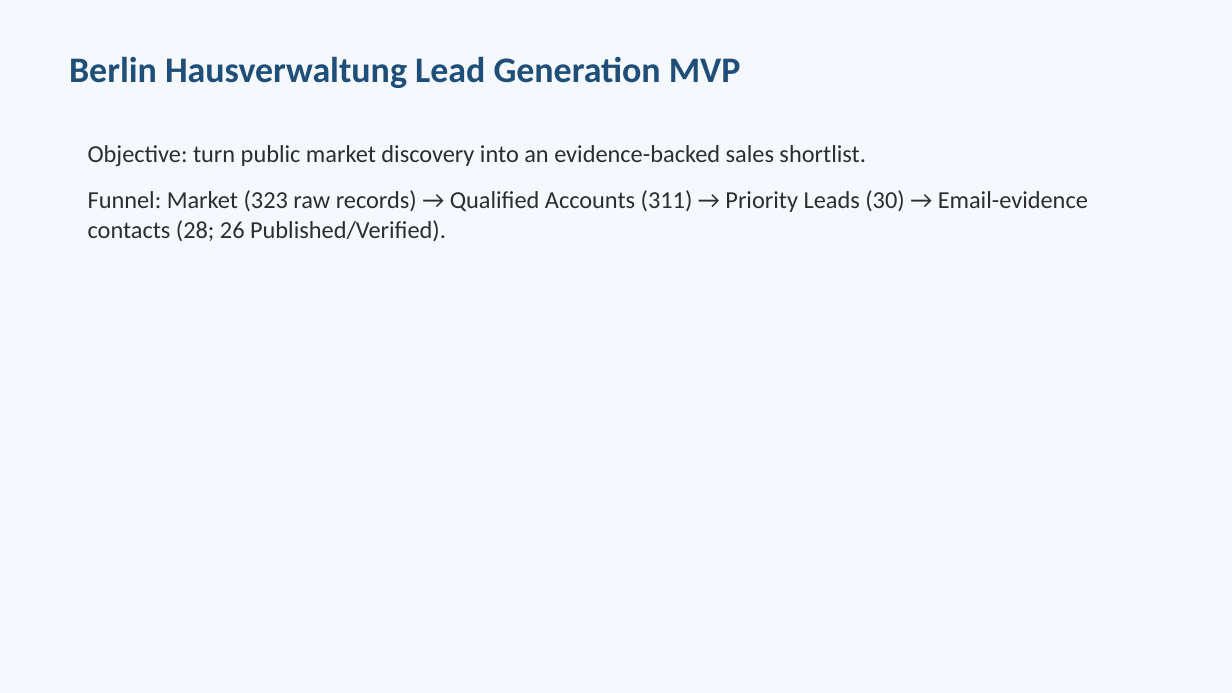
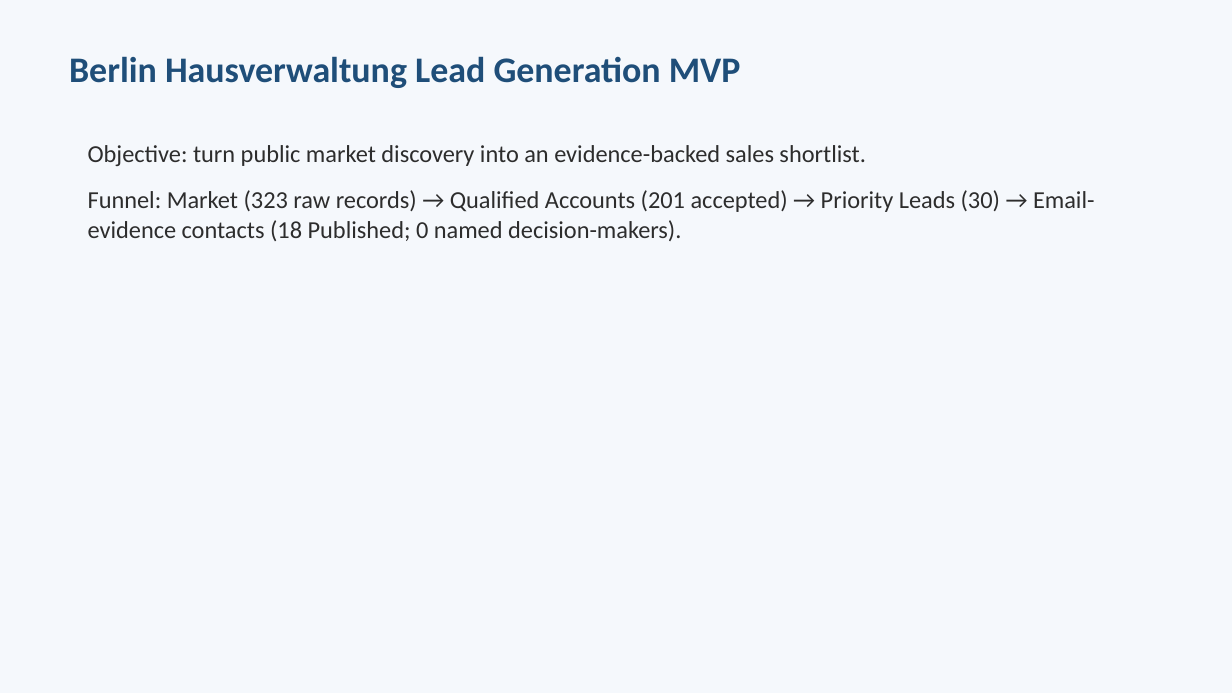
Before and after one commit to longdang193/lead-generation, a slide deck: slide 1 of output/berlin-hausverwaltung-methodology_2026-11-09.pptx. Drawn at 1232x693 pixels with LibreOffice and Linux fonts; fonts in the diff are those of the drawing. Boxes give left, top, right and bottom in pixels: in the first picture for what was removed or moved away, otherwise in the second. Text is boxed around its words. In the diff, an @@ line names an element or a change of style, - is before the commit and + after.

```diff
--- a/output/berlin-hausverwaltung-methodology_2026-11-09.pptx
+++ b/output/berlin-hausverwaltung-methodology_2026-11-09.pptx
@@ text at [88,190,1095,241]: text changed @@
-Funnel: Market (323 raw records) → Qualified Accounts (311) → Priority Leads (30) → Email-evidence contacts (28; 26 Published/Verified).
+Funnel: Market (323 raw records) → Qualified Accounts (201 accepted) → Priority Leads (30) → Email-evidence contacts (18 Published; 0 named decision-makers).
```
Also in this commit, not shown: 3 other slides changed, 30 other files.
